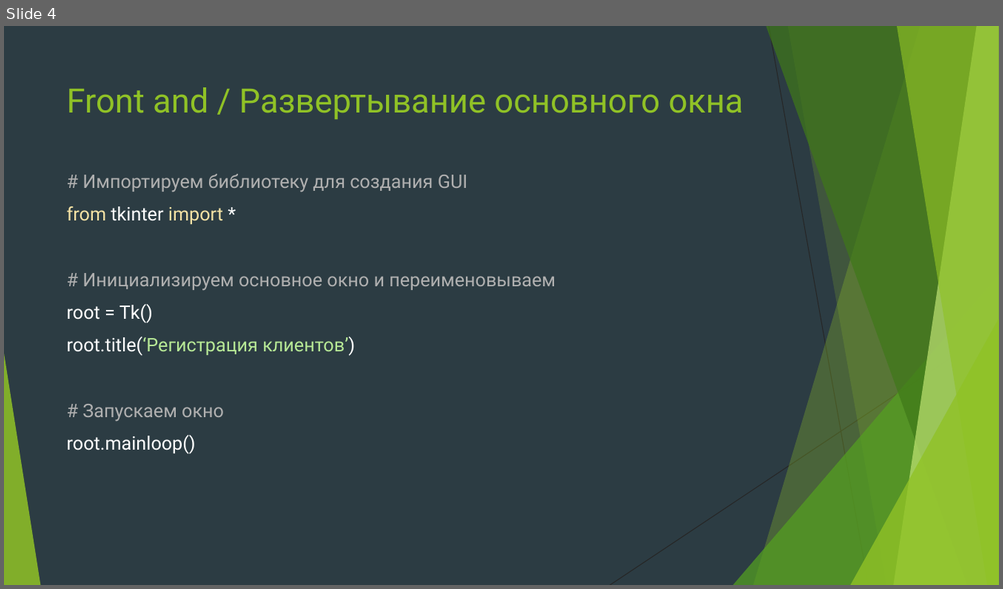
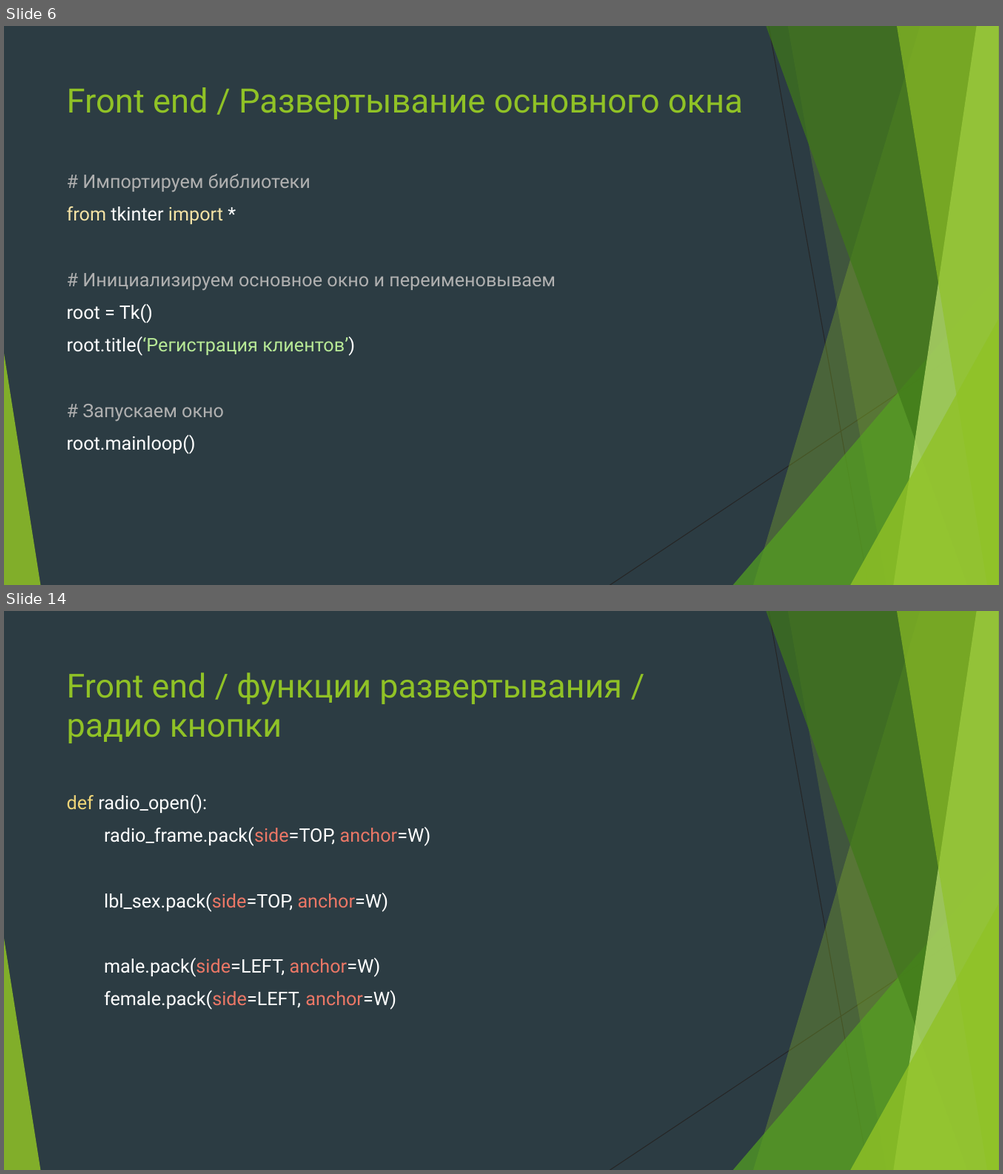
Before and after one commit to Yegor9151/for_corund, a slide deck: course_project_for_korund/ver 1.1/уроки/урок 6.pptx. Shown one above the other, each under a label of ours: slide 4 before the commit, slides 6 and 14 after it; the slides between them are not shown. The pictures are 1003x589 and 1003x1174 pixels, drawn with LibreOffice and Linux fonts; fonts in the diff are those of the drawing. Boxes give left, top, right and bottom in pixels: in the first picture for what was removed or moved away, otherwise in the second. Text is boxed around its words. In the diff, an @@ line names an element or a change of style, - is before the commit and + after.

```diff
--- a/course_project_for_korund/ver 1.1/уроки/урок 6.pptx
+++ b/course_project_for_korund/ver 1.1/уроки/урок 6.pptx
@@ slide 14 added at <box>4,611,999,1170</box>, background #2C3C43; not listed: 10 template elements that a slide beside it also shows @@
@@ title added at <box>67,672,622,743</box>, 32 pt, text #90C226 @@
+Front end / функции развертывания /
+радио кнопки
@@ text added at <box>67,795,431,1010</box>, 18 pt, text #FFFFFF @@
+def radio_open():
+radio_frame.pack(side=TOP, anchor=W)
+lbl_sex.pack(side=TOP, anchor=W)
+male.pack(side=LEFT, anchor=W)
+female.pack(side=LEFT, anchor=W)
@@ what was slide 4 is now slide 6 @@
@@ slide 6 changed as well @@
@@ title at <box>67,87,743,119</box>: text changed @@
-Front and / Развертывание основного окна
+Front end / Развертывание основного окна
@@ text at <box>82,174,310,192</box>: text changed @@
-# Импортируем библиотеку для создания GUI
+# Импортируем библиотеки
```
Also in this commit, not shown: 4 other slides changed, 17 other slides added.
